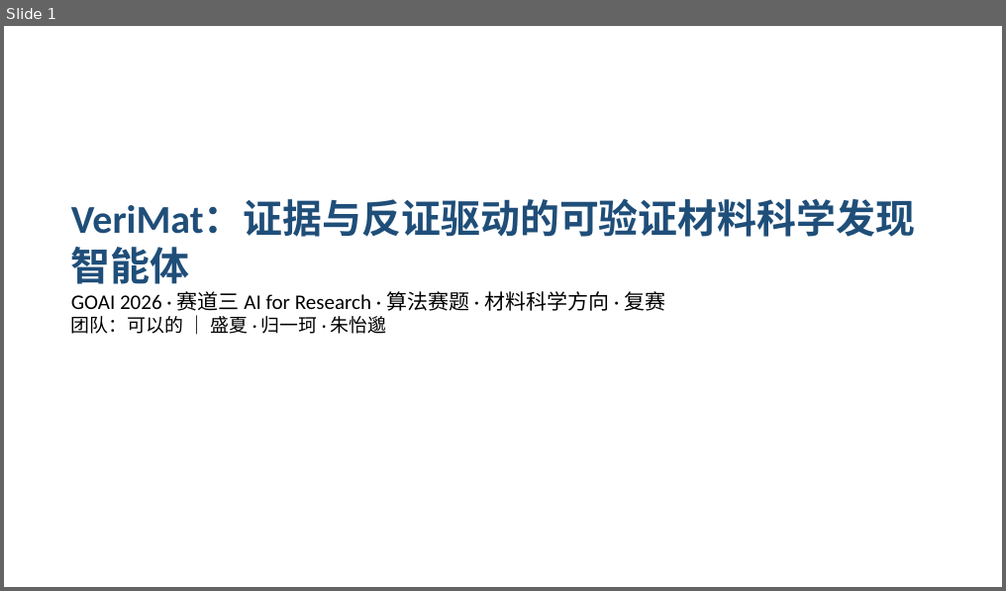
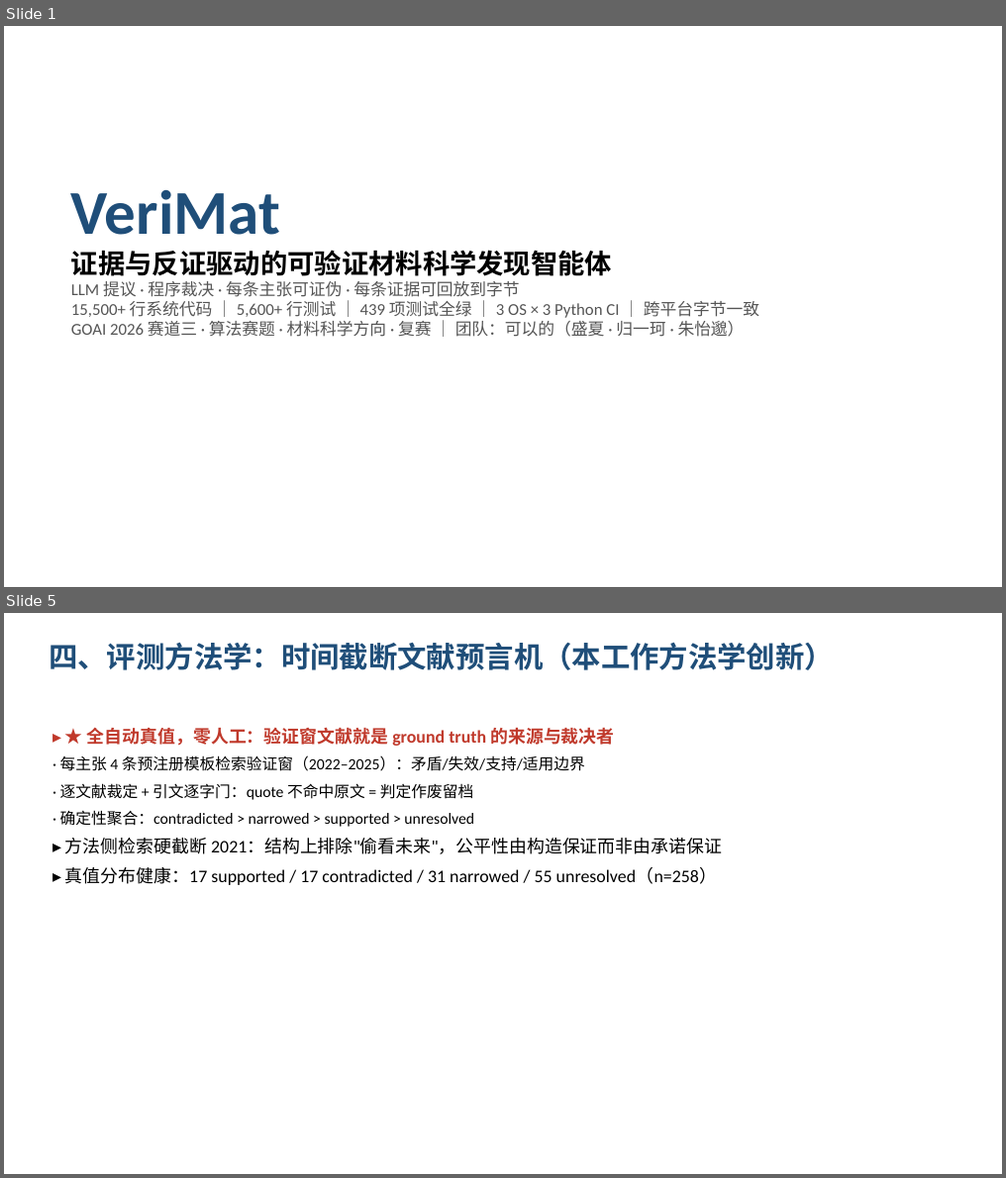
Before and after one commit to taiwanhuachenyu/VeriMat, a slide deck: submission/AI4R_MAT_可以的_VeriMat_复赛PPT.pptx. Shown one above the other, each under a label of ours: slide 1 before the commit, slides 1 and 5 after it; the slides between them are not shown. The pictures are 1006x591 and 1006x1178 pixels, drawn with LibreOffice and Linux fonts; fonts in the diff are those of the drawing. Boxes give left, top, right and bottom in pixels: in the first picture for what was removed or moved away, otherwise in the second. Text is boxed around its words. In the diff, an @@ line names an element or a change of style, - is before the commit and + after.

```diff
--- a/submission/AI4R_MAT_可以的_VeriMat_复赛PPT.pptx
+++ b/submission/AI4R_MAT_可以的_VeriMat_复赛PPT.pptx
@@ slide 5 added at [4,613,1002,1174], background #FFFFFF @@
@@ text added at [49,642,834,670], 28 pt, text #1F4E79, bold @@
+四、评测方法学：时间截断文献预言机（本工作方法学创新）
@@ text added at [60,727,722,885], 17 pt, text #000000 @@
+▸ ★ 全自动真值，零人工：验证窗文献就是 ground truth 的来源与裁决者
+· 每主张 4 条预注册模板检索验证窗（2022–2025）：矛盾/失效/支持/适用边界
+· 逐文献裁定 + 引文逐字门：quote 不命中原文 = 判定作废留档
+· 确定性聚合：contradicted > narrowed > supported > unresolved
+▸ 方法侧检索硬截断 2021：结构上排除"偷看未来"，公平性由构造保证而非由承诺保证
+▸ 真值分布健康：17 supported / 17 contradicted / 31 narrowed / 55 unresolved（n=258）
@@ slide 1 changed as well @@
@@ text at [71,190,759,337]: text changed; size 20 to 16 pt; text colour #000000 to #555555 @@
-VeriMat：证据与反证驱动的可验证材料科学发现智能体
-GOAI 2026 · 赛道三 AI for Research · 算法赛题 · 材料科学方向 · 复赛
-团队：可以的 ｜ 盛夏 · 归一珂 · 朱怡邈
+VeriMat
+证据与反证驱动的可验证材料科学发现智能体
+LLM 提议 · 程序裁决 · 每条主张可证伪 · 每条证据可回放到字节
+15,500+ 行系统代码 ｜ 5,600+ 行测试 ｜ 439 项测试全绿 ｜ 3 OS × 3 Python CI ｜ 跨平台字节一致
+GOAI 2026 赛道三 · 算法赛题 · 材料科学方向 · 复赛 ｜ 团队：可以的（盛夏 · 归一珂 · 朱怡邈）
```
Also in this commit, not shown: 1 other slide changed, 10 other slides added, 9 slides removed, 2 other files.
